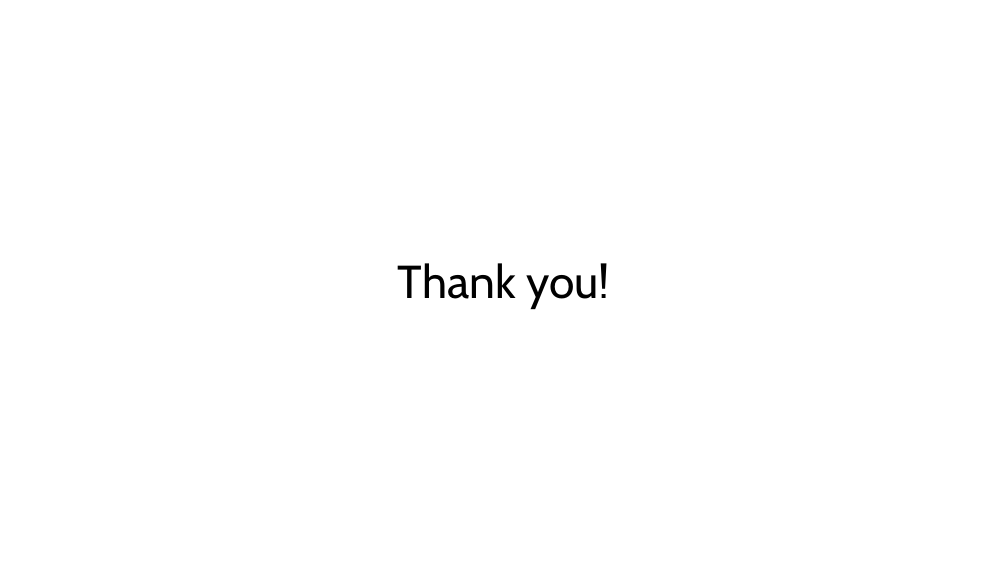
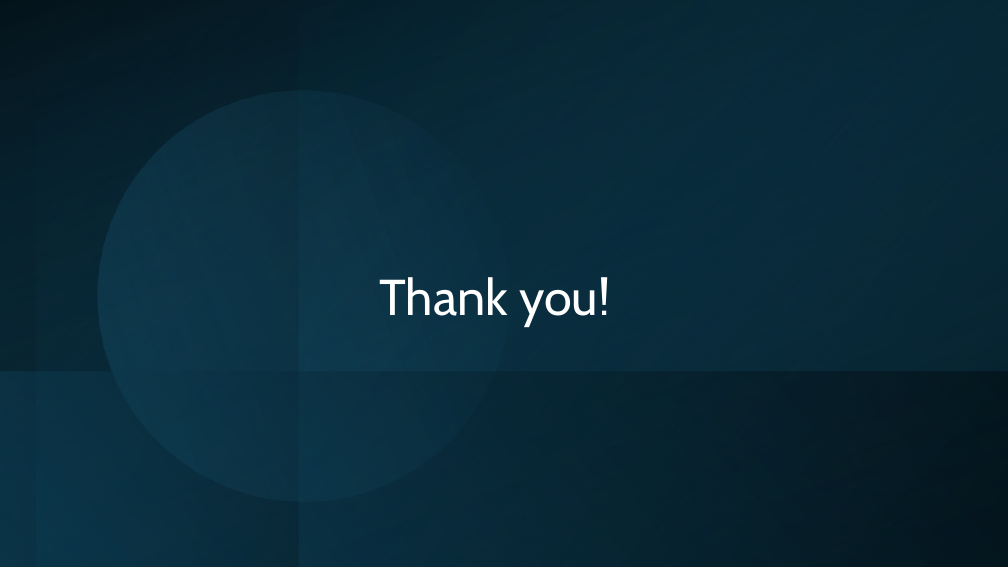
Before and after one commit to timsweeney7/enpm611-project-app, a slide deck: slide 22 of presentation/Presentation1.pptx (slide 20 before the commit). Drawn at 1008x567 pixels with LibreOffice and Linux fonts; fonts in the diff are those of the drawing. Boxes give left, top, right and bottom in pixels: in the first picture for what was removed or moved away, otherwise in the second. Text is boxed around its words. In the diff, an @@ line names an element or a change of style, - is before the commit and + after.

```diff
--- a/presentation/Presentation1.pptx
+++ b/presentation/Presentation1.pptx
@@ rectangle added at (0, 0, 1008, 567), fill gradient #000000 to #104862 @@
@@ rectangle added at (0, 0, 298, 567), fill gradient #104862 to #000000 @@
@@ rectangle added at (0, 0, 1008, 567), fill gradient #104862 to #000000 @@
@@ rectangle added at (36, 0, 1008, 567), fill gradient #0B3041 to #156082 @@
@@ rectangle added at (299, 1, 1008, 567), fill gradient #104862 to #000000 @@
@@ ellipse added at (65, 59, 542, 534), fill gradient #156082 to #46B1E1 @@
@@ title "Thank you!": place and size @@
-title "Thank you!" at (398, 263, 610, 309)
+title "Thank you!" at (379, 277, 610, 326)
@@ title "Thank you!" at (379, 277, 610, 326): size 44 to 48 pt, text colour #000000 to #FFFFFF; vertical alignment middle to bottom @@
@@ rectangle added at (0, 371, 1008, 567), fill gradient #104862 to #000000 @@
```
Also in this commit, not shown: 4 other slides changed, 4 slides added, 1 slide removed.
